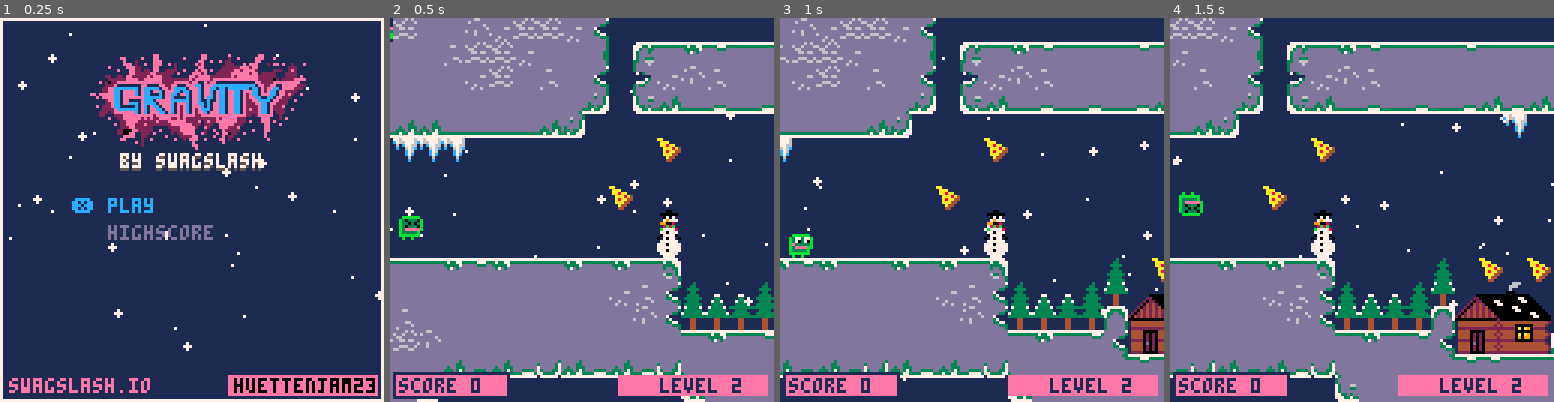
Above: before the commit, frames 1-4 (left to right).
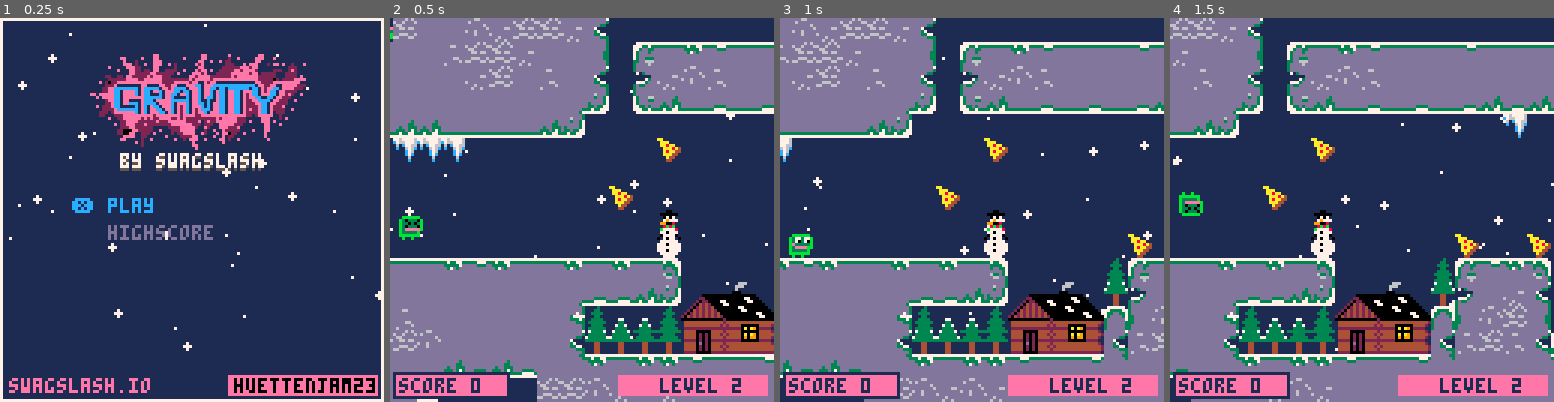
Above: after the commit, the same moments.

Repository: swagslash/huettenjam2023
Game: PICO-8 cartridge huettenjam2023.p8
The game is run twice, just before and just after one commit, with the same random seed, the same clock (stepped at 60 frames per second) and the same inputs.
Inputs:
- Up to frame 1 (0.25 s): no input
- Up to frame 2 (0.5 s): tap X (X key) at 0.33 s
- Up to frame 3 (1 s): tap O (Z key) at 0.7 s
- Up to frame 4 (1.5 s): tap X (X key) at 1.07 s

Frame 1 is identical in both runs. In frame 2, 11% of the frame differs, in the area x 38-100%, y 68-100%; in frame 3, 14%; in frame 4, 17%, in the area x 5-100%, y 56-100%.

Commit message:
improve level 2

Diff:
--- a/huettenjam2023.p8
+++ b/huettenjam2023.p8
@@ -293,48 +293,48 @@
 1010101010101010101010101010101010101010101010101010101010101010101010101010101010101010101075000001010000000000000001010100000016000000010101000015000000000000000000000000007070700000000000000000000000131111111111111111111111111112000000000101010100000000
 5610105610101010105610101010101056101010101010101010101010101010101010101010101010101010101075000000000000000000131111111111111111111111111111111111111112000000000000000000000000000000000000000000000000651010101010103556561010101043111111333311111111111112
 1010101056105656101010101010101010101010101010101056101010101010101010101010101010101010101063202020202020202020641010101010101010101010101010101010101063202020202020202020202020202020202020202020202020101010351010101045565510103510101010103510101010101073
-164510105556454556630000000000000000000000000000000000000000000074101010107361494a4b4c65101010101010101010101010101010101053213432212134323432215410532132323432323421213432545332323232323221541010101010103510351053343454105655533432213421323434322121322132
-101010354545561010750013331131333333313333331200000000000000000074105610107371595a5b5c7410101010101010101021323234322134322200000000000000000000232122000000000000000000000023240061393a3b3c6064101010105656451055557530006510103573000001000100002700000000002f
-101010105645103510630064565535101010101010107500131131113312000065104555106300000000006510101010101010532200000000000000000000000000000000000000002700000000000000000000000000000071494a4b4c7023343234543545554556567500007410105322000000000000003700000000002f
-101010101010101053220023213432343234322132212200233234342122000064105510107500000000006410101010101053220000010000000000000000000000070000000000003700000000004141400000000000000000595a5b5c00393a3b3c64103510103510631d1e6510106300000000000000000000000000003f
-23212134343434212200000000000000000000003000000000010001000000002334541010630020200020641010101010532200000000000000000000000000000e171d1e0000000000000000000051515000000000000000000000000000494a4b4c6510101010101043313144105322000000000e00000000000000000015
-0030303000000000000000000100000000000000000000000000000000000000000064101043333133311144101035563573000000000000000000133111333133113333111131333111313331111133331200001311120000000000000000595a5b5c2332342121343234212134212200000000001311333131113133333133
-0000000000000000000000000000000000000000000000000000000000000000000023323221323234343221323254555675000000000000000000232134323234343421323432342132322132213221342200002332220000000000000000010001000000393a3b3c2760606100000000000000006410101010101010101010
+164510105556454556630000000000000000000000000000000000000000007410101010107361494a4b4c65101010101010101010101010101010101053213432212134323432215410532132323432323421213432545332323232323221541010101010103510351053343454105655533432213421323434322121322132
+101010354545561010750013331131333333313333331200000000000000007410561010107371595a5b5c7410101010101010101021323234322134322200000000000000000000232122000000000000000000000023240061393a3b3c6064101010105656451055557530006510103573000001000100002700000000002f
+101010105645103510630064565535101010101010107500131131113312006510451055106300000000006510101010101010532200000000000000000000000000000000000000002700000000000000000000000000000071494a4b4c7023343234543545554556567500007410105322000000000000003700000000002f
+101010101010101053220023213432343234322132212200233234342122006410551010107500000000006410101010101053220000010000000000000000000000070000000000003700000000004141400000000000000000595a5b5c00393a3b3c64103510103510631d1e6510106300000000000000000000000000003f
+23212134343434212200000000000000000000003000000000010001000000233454101010630020200020641010101010532200000000000000000000000000000e171d1e0000000000000000000051515000000000000000000000000000494a4b4c6510101010101043313144105322000000000e00000000000000000015
+0030303000000000000000000100000000000000000000000000000000000000006410101043333133311144101035563573000000000000000000001311333133113333111131333111313331111133331200001311120000000000000000595a5b5c2332342121343234212134212200000000001311333131113133333133
+0000000000000000000000000000000000000000000000000000000000000000002321323221323234343221323254555675000000000000000000002334323234343421323432342132322132213221342200002332220000000000000000000000000000393a3b3c2760606100000000000000006410101010101010101010
 00000000000000000000010000000000000000000000000000000000000000000000000000000000000000002526232121220000010000000000000000000001000000000100000000612d2e60000000000100000000000000000000000000000000000000494a4b4c3770717000000000000000007410351056101010101010
 0000000000000000000000000700000000000000000000000000000000000000000000000000000000000000000000000000000000000000000000000000000000000000000000000071000070000000000000000000000000000000000000000000000000595a5b5c0000000000000000000000076435455656101010101010
-0000000000000000000000001700000000000000000000000016050000000000010001000000000000010001000000000000000000000000000000000000000000000000000000000000000000000000000000000000000013113312000000000000000000010001000000001333120000000000177410565610101010101010
-31333311311133331133113312000000004000010001000013111200000000090a0b0c0000161311113111120000000000000000090a0b0c001312000000000000004000000000000000000000000100000e00000000000064355522000000000000133133113112000000002321220000000000134410565510101010101010
-101010101010101010105635634041414051090a0b0c000065357500000041191a1b1c1333311010101010750000000000000100191a1b1c4065433331120000000e5000000013333311331111313311113112000000000023342200000000000000233421343422000000000000000000000000654456455535101010101010
-563510101010101010101055635151505014191a1b1c001356557500000051292a2b2c6555351010101010750000090a0b0b0b0c292a2b2c506410101043113331113311331144101010101010105334343454120000000000000000000000000000000000000000000000000000000000000013445655553510101010101010
-554555101010101010101010103311333163292a2b2c131055456320202013333133314410101010101010634041191a1b1b1b1c13113133334410355610101010564545551010101010565510106330303064431200000000000000000000000000000000000000000000000000000000081344555556101010101010101010
-10105321322132242132213224541010104331313333441045351010101010101010101010101010101010735051292a2b2b2b2c6510103510101045351010105645455610101010105535453510750000006510630000010000000100000000000000000000000000000000010001000e134410103510101010101010101010
-1010220000000000000000000023101010101010101010101010101010101010101010101010101010101043333311313311331144103555354535351010101010555510101010101055454555107500000065104333311133313311331131331133331220202013331131113131333311441010351010101010101010101010
-…(29 lines of a section not shown)…
+0000000000000000000000001700000000000100000100000016050000000000000000000000000000010001000000000000000000000000000000000000000000000000000000000000000000000000000000000000000013113312000000000000000000010001000000001333120000000000177410565610101010101010
+3133331131113333113311331200000000401331111200001311120000131200000000000016131111311112000000000000000000000000000000000000000000004000000000000000000000000100000e00000000000064355522000000000000133133113112000000002321220000000000134410565510101010101010
+10101010101010105332322122090a0b0c5164105663000065357500007475090a0b0c0013311010101010750000000000000000090a0b0c0013113331120000000e5000000013333311331111313311113112000000000023342200000000000000233421343422000000000000000000000000654456455535101010101010
+56351010101010107340414140191a1b1c1465554575001356557500006573191a1b1c1355351010101010750000090a0b0b0b0c191a1b1c406410101043113331113311331144101010101010105334343454120000000000000000000000000000000000000000000000000000000000000013445655553510101010101010
+55455510101010106351515050292a2b2c6335453563131055456320206463292a2b2c4410101010101010634041191a1b1b1b1c292a2b2c507410355610101010564545551010101010565510106330303064431200000000000000000000000000000000000000000000000000000000081344555556101010101010101010
+10105321322132104311331111313333314310101010441045354331314443120000131010101010101010735051292a2b2b2b2c1311313333441045351010105645455610101010105535453510750000006510630000010000000100000000000000000000000000000000010001000e134410103510101010101010101010
+1010220000000045455556555610101010101010101010101010101010101063202065101010101010101043333311313311331144103555354535351010101010555510101010101055454555107500000065104333311133313311331131331133331220202013331131113131333311441010351010101010101010101010
+…(29 lines of a section not shown)…
